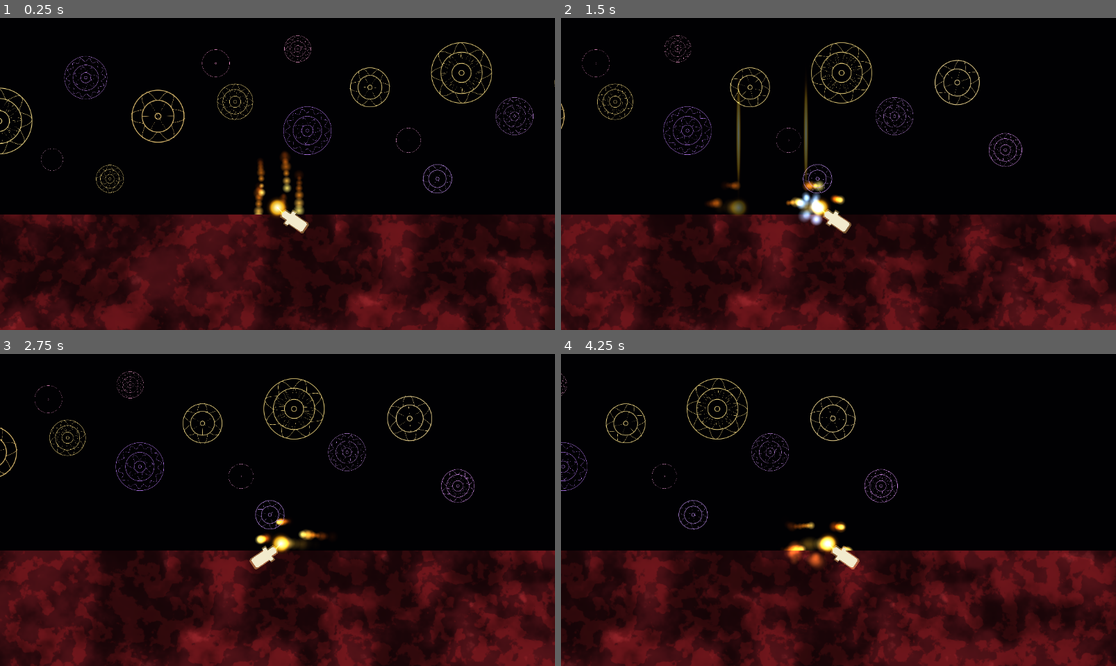
Above: before the commit, frames 1-4 (two rows, left to right).
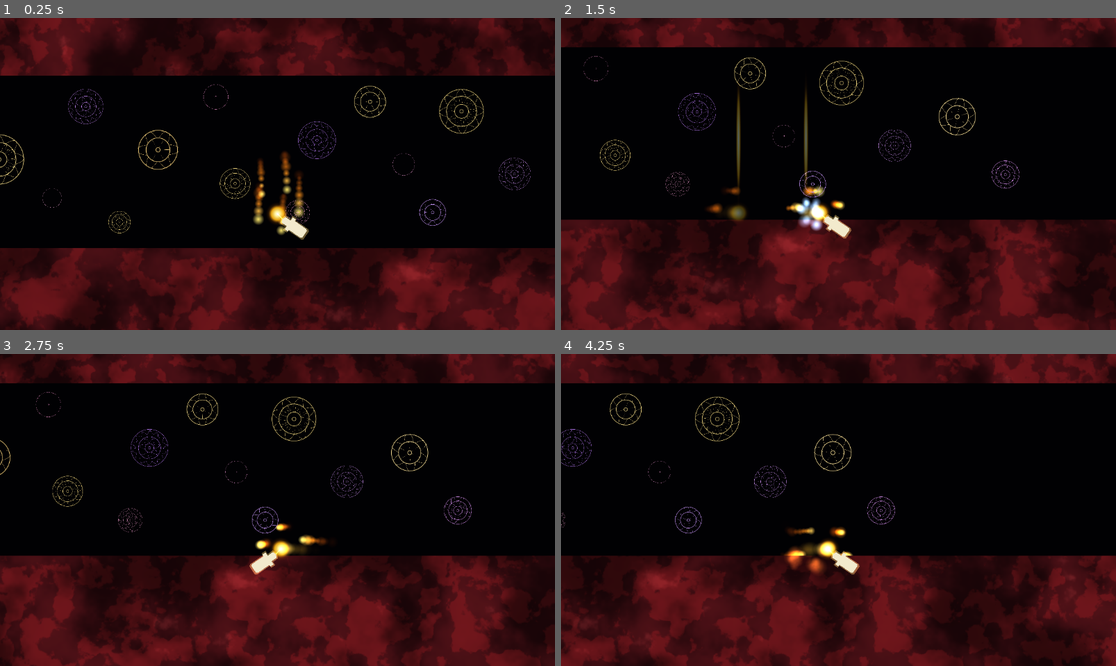
Above: after the commit, the same moments.

Repository: Ito-x/Zell
Game: Godot game, scene res://scenes/world/LesYeux.tscn
Same seed, same stepped clock (60 frames per second), same inputs: the game is played once before the commit and once after it.
Inputs (mouse positions are in pixels of both pictures, inside the frame that each line leads up to):
- Up to frame 1 (0.25 s): no input
- Up to frame 2 (1.5 s): tap Enter at 0.5 s; move the mouse to (960, 158) at 0.52 s; hold D (move_right) from 0.53 s (still down); click (960, 158) at 0.6 s; tap Space (jump) at 0.77 s; move the mouse to (727, 189) at 1.27 s; right-click (727, 189) at 1.35 s
- Up to frame 3 (2.75 s): tap Space (jump) at 1.52 s; move the mouse to (333, 441) at 2.02 s; release D (move_right) at 2.03 s; hold A (move_left) from 2.03 s (still down); tap E (interact) at 2.1 s
- Up to frame 4 (4.25 s): move the mouse to (810, 572) at 2.77 s; release A (move_left) at 2.78 s; hold D (move_right) from 2.78 s (still down); tap S (look_down) at 2.85 s; tap Space (jump) at 3.02, 3.77 s; move the mouse to (1005, 556) at 3.52 s; hold W (look_up) from 3.53 s (still down)

The runs differ from the first frame. In frame 1, 41% of the frame differs, in the area x 0-100%, y 0-100%; in frame 2, 30%; in frame 3, 30%; in frame 4, 31%.

Commit message:
fix(LesYeux): cadrage resserré pour voir plafond + sol + rosas dans le viewport
Avant : plafond à Y=-420, sol top Y=24, joueur Y=-60. Avec viewport 648
de haut, joueur centré → plafond hors champ, rosas trop hautes.

Maintenant :
- Sol top à Y=254 (descendu de 230px)
- Plafond bottom à Y=-104 (descendu de 316px)
- Player spawn Y=100 → tombe sur le sol à Y~224
- Caméra centrée sur joueur Y~224 → viewport visible Y=-100 à Y=548
  Plafond et sol sont tous deux dans le cadre, ~360px d'espace utile vertical

Rosas redistribuées entre Y=-60 (sous le plafond) et Y=200 (au-dessus
du sol), tailles réduites pour s'adapter à l'espace plus étroit.

Shader stones ajusté pour ressembler à la référence :
- scale 0.012→0.008 (pierres plus grosses, plus visibles)
- crack_width 0.06→0.12 (cracks plus marqués entre pierres)
- highlight_color plus contrasté (0.62/0.52/0.36) → vrais reliefs
- color_variation 0.35→0.45 (chaque pierre a sa nuance)

Diff:
--- a/scenes/world/LesYeux.tscn
+++ b/scenes/world/LesYeux.tscn
@@ -25,21 +25,21 @@
 
 [sub_resource type="ShaderMaterial" id="ShaderMaterial_sol"]
 shader = ExtResource("2_stones")
-shader_parameter/stone_color = Color(0.34, 0.28, 0.20, 1)
-shader_parameter/crack_color = Color(0.04, 0.03, 0.02, 1)
-shader_parameter/highlight_color = Color(0.52, 0.44, 0.32, 1)
-shader_parameter/scale = 0.012
-shader_parameter/crack_width = 0.06
-shader_parameter/color_variation = 0.35
+shader_parameter/stone_color = Color(0.38, 0.32, 0.22, 1)
+shader_parameter/crack_color = Color(0.03, 0.02, 0.015, 1)
+shader_parameter/highlight_color = Color(0.62, 0.52, 0.36, 1)
+shader_parameter/scale = 0.008
+shader_parameter/crack_width = 0.12
+shader_parameter/color_variation = 0.45
 
 [sub_resource type="ShaderMaterial" id="ShaderMaterial_plafond"]
 shader = ExtResource("2_stones")
-shader_parameter/stone_color = Color(0.12, 0.11, 0.10, 1)
-shader_parameter/crack_color = Color(0.01, 0.01, 0.01, 1)
+shader_parameter/stone_color = Color(0.11, 0.10, 0.09, 1)
+shader_parameter/crack_color = Color(0.008, 0.008, 0.008, 1)
 shader_parameter/highlight_color = Color(0.22, 0.20, 0.18, 1)
-shader_parameter/scale = 0.014
-shader_parameter/crack_width = 0.08
-shader_parameter/color_variation = 0.45
+shader_parameter/scale = 0.009
+shader_parameter/crack_width = 0.13
+shader_parameter/color_variation = 0.50
 
 [node name="LesYeux" type="Node2D"]
 
@@ -49,114 +49,111 @@
 [node name="Decor" type="Node2D" parent="."]
 
 [node name="Rosa1" parent="Decor" instance=ExtResource("3_etoile")]
-position = Vector2(-580, -170)
-scale = Vector2(2.4, 2.4)
+position = Vector2(-580, 70)
+scale = Vector2(1.8, 1.8)
 color = Color(1, 0.9, 0.55, 1)
 
 [node name="Rosa2" parent="Decor" instance=ExtResource("4_rosa2")]
-position = Vector2(-400, -260)
-scale = Vector2(1.6, 1.6)
+position = Vector2(-400, -40)
+scale = Vector2(1.3, 1.3)
 color = Color(0.8, 0.55, 1, 1)
 
 [node name="Rosa3" parent="Decor" instance=ExtResource("5_rosa3")]
-position = Vector2(-250, -180)
-scale = Vector2(2.0, 2.0)
+position = Vector2(-250, 50)
+scale = Vector2(1.5, 1.5)
 color = Color(1, 0.85, 0.5, 1)
 
 [node name="Rosa4" parent="Decor" instance=ExtResource("6_rosa4")]
-position = Vector2(-130, -290)
-scale = Vector2(1.0, 1.0)
+position = Vector2(-130, -60)
+scale = Vector2(0.9, 0.9)
 color = Color(1, 0.6, 0.85, 1)
 
 [node name="Rosa5" parent="Decor" instance=ExtResource("3_etoile")]
-position = Vector2(-90, -210)
-scale = Vector2(1.3, 1.3)
+position = Vector2(-90, 120)
+scale = Vector2(1.1, 1.1)
 color = Color(0.95, 0.85, 0.5, 1)
 
 [node name="Rosa6" parent="Decor" instance=ExtResource("4_rosa2")]
-position = Vector2(60, -150)
-scale = Vector2(1.8, 1.8)
+position = Vector2(80, 30)
+scale = Vector2(1.4, 1.4)
 color = Color(0.75, 0.5, 1, 1)
 
 [node name="Rosa7" parent="Decor" instance=ExtResource("5_rosa3")]
-position = Vector2(190, -240)
-scale = Vector2(1.5, 1.5)
+position = Vector2(190, -50)
+scale = Vector2(1.2, 1.2)
 color = Color(1, 0.9, 0.55, 1)
 
 [node name="Rosa8" parent="Decor" instance=ExtResource("6_rosa4")]
-position = Vector2(270, -130)
-scale = Vector2(0.9, 0.9)
+position = Vector2(260, 80)
+scale = Vector2(0.8, 0.8)
 color = Color(1, 0.65, 0.9, 1)
 
 [node name="Rosa9" parent="Decor" instance=ExtResource("3_etoile")]
-position = Vector2(380, -270)
-scale = Vector2(2.2, 2.2)
+position = Vector2(380, -30)
+scale = Vector2(1.6, 1.6)
 color = Color(0.95, 0.85, 0.5, 1)
 
 [node name="Rosa10" parent="Decor" instance=ExtResource("4_rosa2")]
-position = Vector2(490, -180)
-scale = Vector2(1.4, 1.4)
+position = Vector2(490, 100)
+scale = Vector2(1.2, 1.2)
 color = Color(0.85, 0.6, 1, 1)
 
 [node name="Rosa11" parent="Decor" instance=ExtResource("5_rosa3")]
-position = Vector2(620, -250)
-scale = Vector2(1.7, 1.7)
+position = Vector2(620, 40)
+scale = Vector2(1.4, 1.4)
 color = Color(1, 0.9, 0.6, 1)
 
 [node name="Rosa12" parent="Decor" instance=ExtResource("6_rosa4")]
-position = Vector2(-470, -90)
-scale = Vector2(0.8, 0.8)
+position = Vector2(-470, 150)
+scale = Vector2(0.7, 0.7)
 color = Color(1, 0.7, 0.9, 1)
 
 [node name="Rosa13" parent="Decor" instance=ExtResource("3_etoile")]
-position = Vector2(720, -110)
-scale = Vector2(1.2, 1.2)
+position = Vector2(720, 160)
+scale = Vector2(1.0, 1.0)
 color = Color(0.9, 0.6, 1, 1)
 
 [node name="Rosa14" parent="Decor" instance=ExtResource("6_rosa4")]
-position = Vector2(-680, -250)
-scale = Vector2(1.1, 1.1)
+position = Vector2(-680, 80)
+scale = Vector2(0.9, 0.9)
 color = Color(1, 0.9, 0.55, 1)
 
 [node name="Rosa15" parent="Decor" instance=ExtResource("4_rosa2")]
-position = Vector2(40, -320)
-scale = Vector2(1.0, 1.0)
+position = Vector2(40, 180)
+scale = Vector2(0.9, 0.9)
 color = Color(1, 0.65, 0.85, 1)
 
 [node name="Rosa16" parent="Decor" instance=ExtResource("3_etoile")]
-position = Vector2(-350, -50)
-scale = Vector2(1.0, 1.0)
+position = Vector2(-330, 200)
+scale = Vector2(0.8, 0.8)
 color = Color(0.95, 0.85, 0.5, 1)
 
 [node name="Rosa17" parent="Decor" instance=ExtResource("5_rosa3")]
-position = Vector2(330, -50)
-scale = Vector2(1.1, 1.1)
+position = Vector2(320, 180)
+scale = Vector2(1.0, 1.0)
 color = Color(0.8, 0.6, 1, 1)
 
 [node name="Geometrie" type="TileMapLayer" parent="."]
 
 [node name="SolProvisoire" type="StaticBody2D" parent="."]
-position = Vector2(0, 200)
+position = Vector2(0, 270)
 
 [node name="CollisionShape2D" type="CollisionShape2D" parent="SolProvisoire"]
-position = Vector2(2.5, -160)
 shape = SubResource("RectangleShape2D_sol")
 
 [node name="Visual" type="Polygon2D" parent="SolProvisoire"]
 material = SubResource("ShaderMaterial_sol")
-position = Vector2(2, -160)
 polygon = PackedVector2Array(-2000, -16, 2000, -16, 2000, 500, -2000, 500)
 
 [node name="Plafond" type="StaticBody2D" parent="."]
-position = Vector2(0, -420)
+position = Vector2(0, -120)
 
 [node name="CollisionShape2D" type="CollisionShape2D" parent="Plafond"]
-position = Vector2(0, 0)
 shape = SubResource("RectangleShape2D_plafond")
 
 [node name="Visual" type="Polygon2D" parent="Plafond"]
 material = SubResource("ShaderMaterial_plafond")
-polygon = PackedVector2Array(-2000, -250, 2000, -250, 2000, 16, -2000, 16)
+polygon = PackedVector2Array(-2000, -280, 2000, -280, 2000, 16, -2000, 16)
 
 [node name="Player" parent="." instance=ExtResource("1_player")]
-position = Vector2(-2, -60)
+position = Vector2(-2, 100)
Not shown, added: assets/shaders/stones.gdshader.uid
